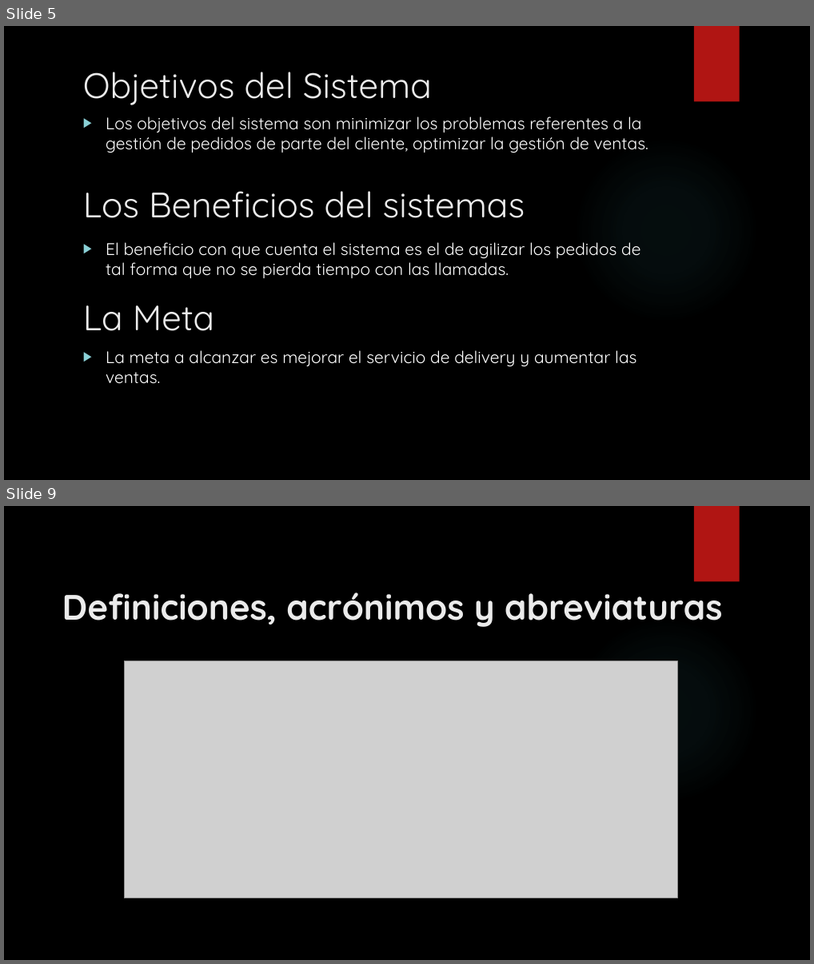
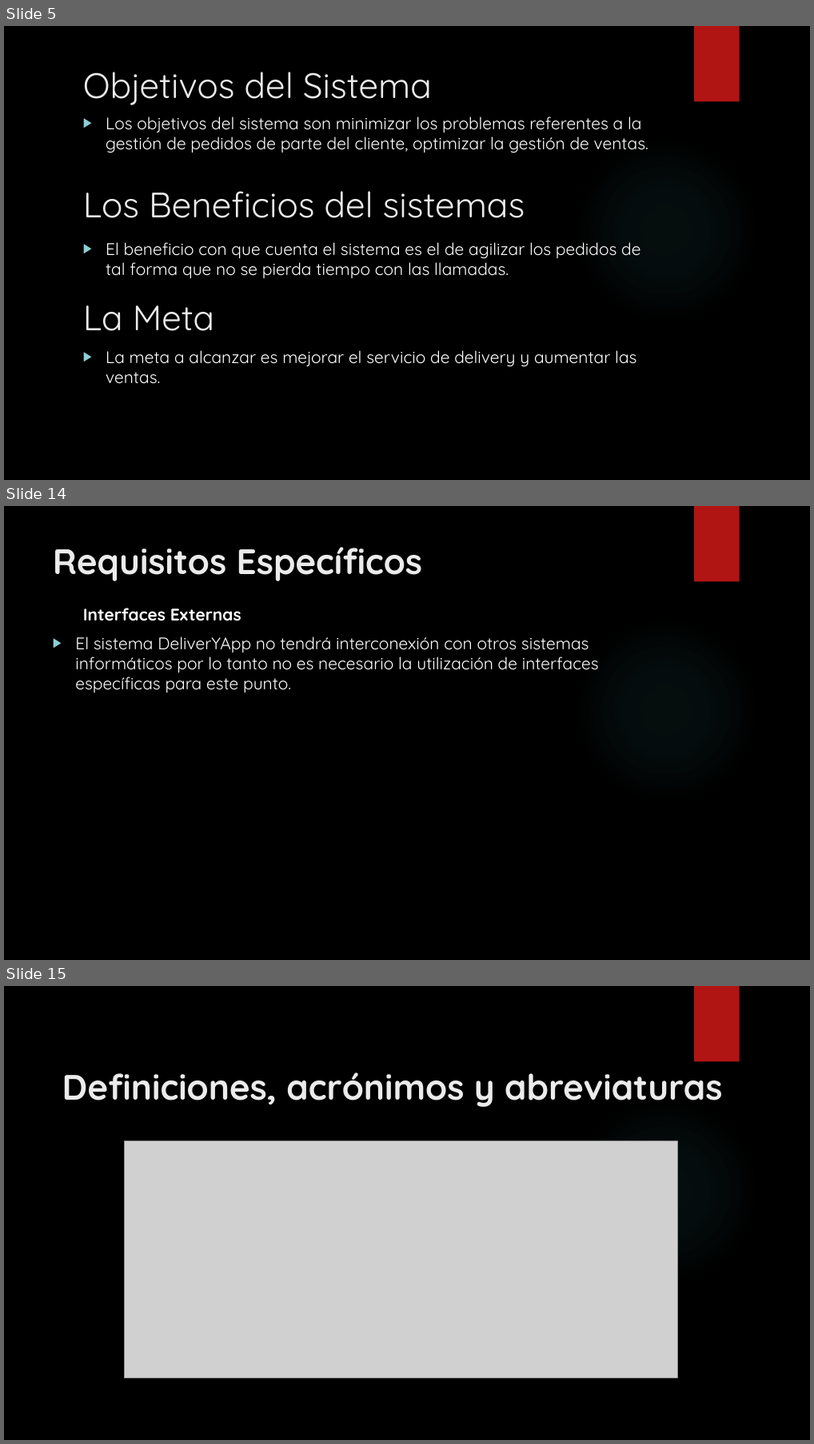
Before and after one commit to francben/proyectoDeliberyApp, a slide deck: Presentacion de Clase.pptx. Shown one above the other, each under a label of ours: slides 5 and 9 before the commit, slides 5, 14 and 15 after it; the slides between them are not shown. The pictures are 814x964 and 814x1444 pixels, drawn with LibreOffice and Linux fonts; fonts in the diff are those of the drawing; grey boxes stand for pictures; background and template pictures are left out. Boxes give left, top, right and bottom in pixels: in the first picture for what was removed or moved away, otherwise in the second. Text is boxed around its words. In the diff, an @@ line names an element or a change of style, - is before the commit and + after.

Commit message:
sigo añadiendo diapositivas con descripciones del sistema

```diff
--- a/Presentacion de Clase.pptx
+++ b/Presentacion de Clase.pptx
@@ slide 14 added at <box>4,506,810,960</box>, background picture (left out); not listed: 2 template elements that a slide beside it also shows @@
@@ title added at <box>53,547,423,581</box>, 42 pt, text #EBEBEB, bold @@
+Requisitos Específicos
@@ text added at <box>75,608,599,692</box>, 20 pt, text #FFFFFF @@
+  Interfaces Externas
+▶ El sistema DeliverYApp no tendrá interconexión con otros sistemas informáticos por lo tanto no es necesario la utilización de interfaces específicas para este punto.
@@ what was slide 9 is now slide 15 @@
```
Also in this commit, not shown: 1 slide changed, 5 other slides added.
